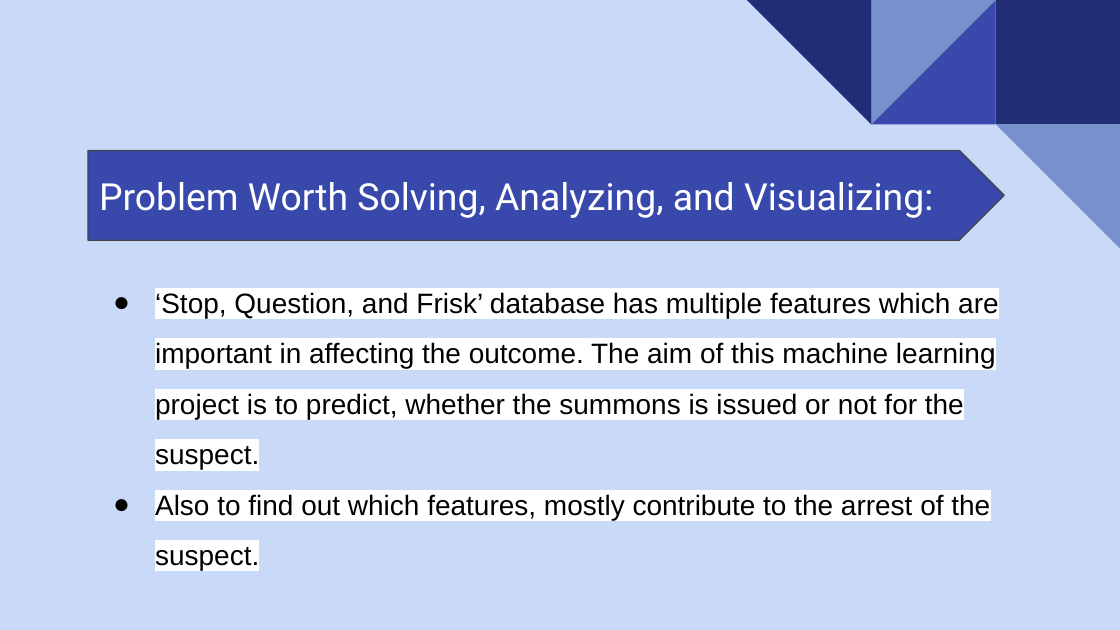
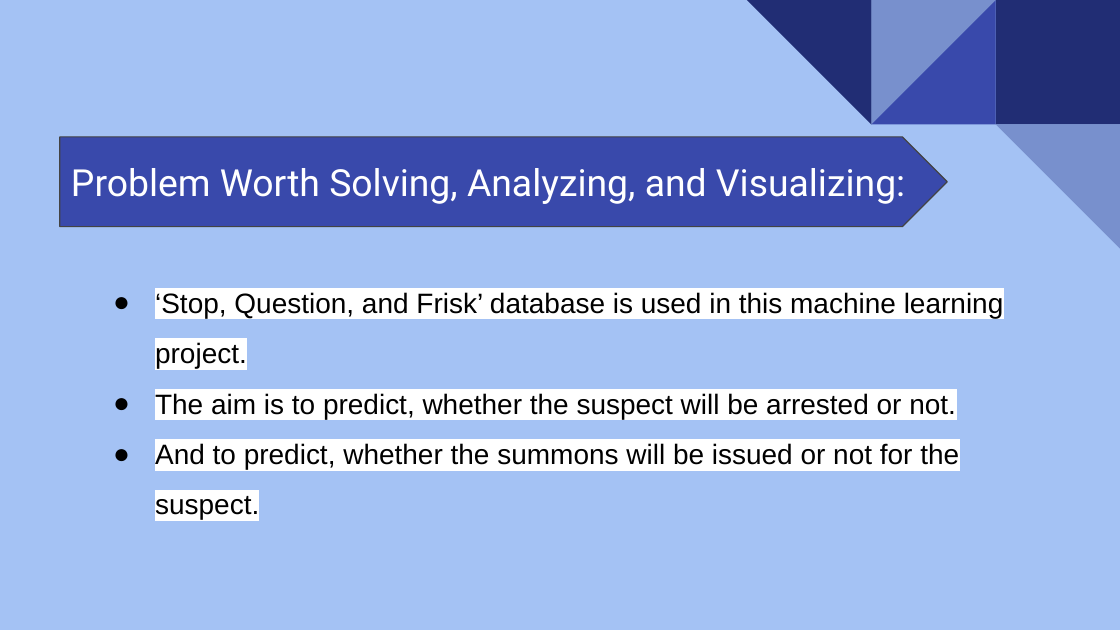
Before and after one commit to uzmabb182/Heroku-outcome-prediction, a slide deck: slide 3 of static/presentation/final_project_presentation_slides.pptx. Drawn at 1120x630 pixels with LibreOffice and Linux fonts; fonts in the diff are those of the drawing. Boxes give left, top, right and bottom in pixels: in the first picture for what was removed or moved away, otherwise in the second. Text is boxed around its words. In the diff, an @@ line names an element or a change of style, - is before the commit and + after.

Commit message:
Presentation is updated with final slides

```diff
--- a/static/presentation/final_project_presentation_slides.pptx
+++ b/static/presentation/final_project_presentation_slides.pptx
@@ background #C9DAF8 to #A4C2F4 @@
@@ pentagon arrow "Problem Worth Solving, Analyzing, and ...": place and size @@
-pentagon arrow "Problem Worth Solving, Analyzing, and ..." at [88, 150, 1005, 240]
+pentagon arrow "Problem Worth Solving, Analyzing, and ..." at [59, 137, 946, 226]
@@ text at [155, 292, 1004, 520]: text changed @@
-● ‘Stop, Question, and Frisk’ database has multiple features which are important in affecting the outcome. The aim of this machine learning project is to predict, whether the summons is issued or not for the suspect.
-● Also to find out which features, mostly contribute to the arrest of the suspect.
+● ‘Stop, Question, and Frisk’ database is used in this machine learning project.
+● The aim is to predict, whether the suspect will be arrested or not.
+● And to predict, whether the summons will be issued or not for the suspect.
```
Also in this commit, not shown: 3 other slides changed, 9 slides added, 33 slides removed, 1 other file.
